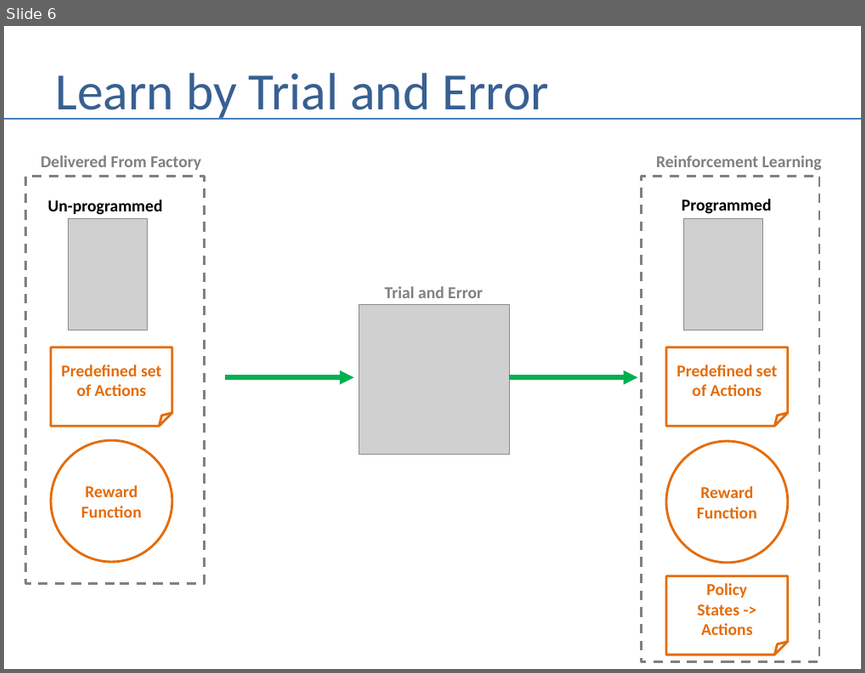
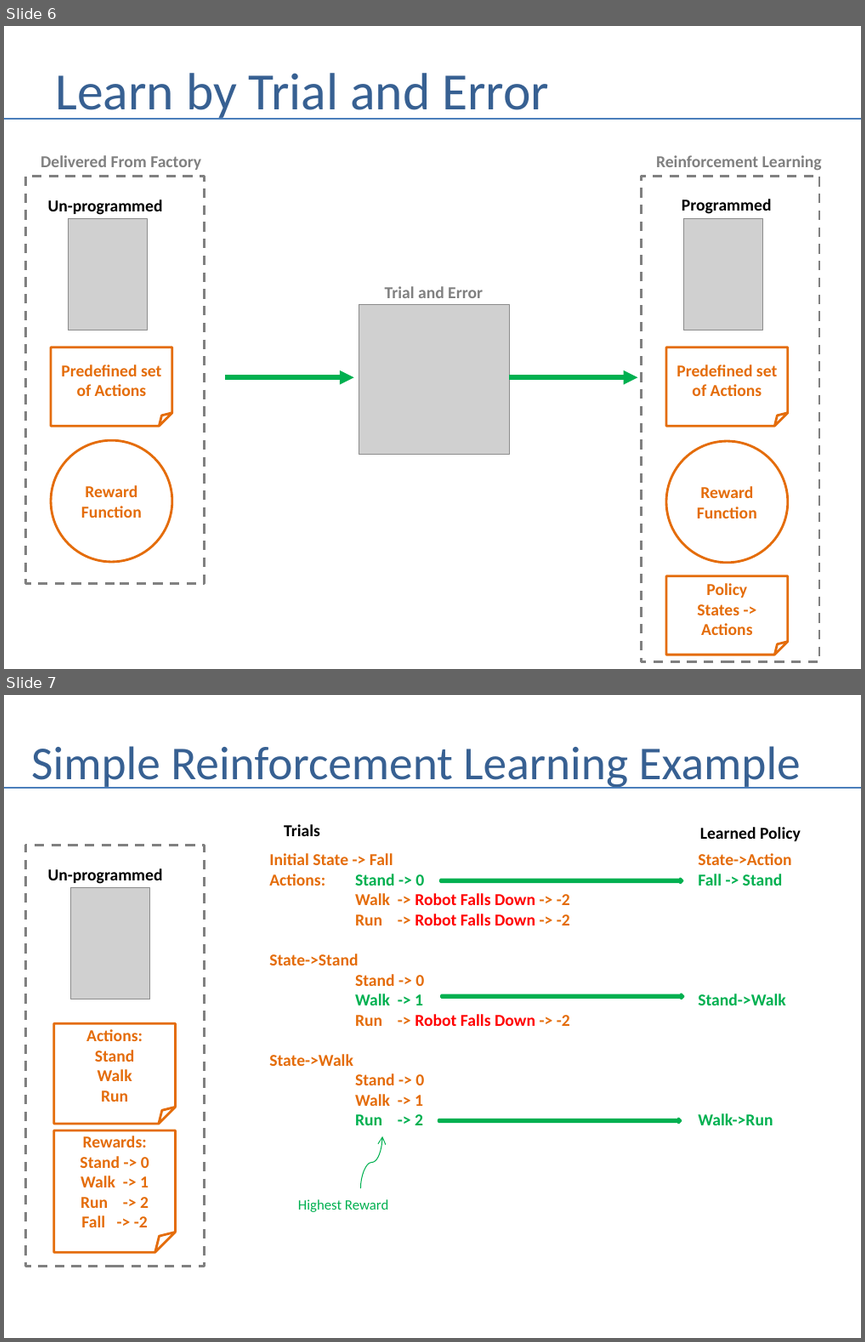
Before and after one commit to andrewferlitsch/Portland-Data-Science-Group, a slide deck: Presentations/AI - Reinforcement Learning.pptx. Shown one above the other, each under a label of ours: slide 6 before the commit, slides 6 and 7 after it. The pictures are 865x673 and 865x1342 pixels, drawn with LibreOffice and Linux fonts; fonts in the diff are those of the drawing; grey boxes stand for pictures. Boxes give left, top, right and bottom in pixels: in the first picture for what was removed or moved away, otherwise in the second. Text is boxed around its words. In the diff, an @@ line names an element or a change of style, - is before the commit and + after.

Commit message:
add to reinforcement learning

```diff
--- a/Presentations/AI - Reinforcement Learning.pptx
+++ b/Presentations/AI - Reinforcement Learning.pptx
@@ slide 7 added at [4, 695, 861, 1338], background #FFFFFF @@
@@ title added at [31, 746, 800, 789], 39.6 pt, text #376092 @@
+Simple Reinforcement Learning Example
@@ line added from (4, 788) to (861, 788), #4B7EBC 1.5 pt @@
@@ rectangle added at [25, 845, 204, 1266], outline #808080 2 pt dashed @@
@@ text added at [284, 824, 320, 836], 14 pt, text #000000, bold @@
+Trials
@@ text added at [700, 827, 800, 841], 14 pt, text #000000, bold @@
+Learned Policy
@@ text added at [48, 868, 163, 884], 14 pt, text #000000, bold @@
+Un-programmed
@@ text added at [269, 853, 772, 1125], 14 pt, text #E46C0A, bold @@
+Initial State -> Fall State->Action
+Actions: Stand -> 0 Fall -> Stand
+Walk -> Robot Falls Down -> -2
+Run -> Robot Falls Down -> -2
+State->Stand
+Stand -> 0
+Walk -> 1 Stand->Walk
+Run -> Robot Falls Down -> -2
+State->Walk
+Stand -> 0
+Walk -> 1
+Run -> 2 Walk->Run
@@ picture added at [71, 888, 149, 999] @@
@@ right arrow added at [440, 879, 681, 883], fill #00B050, outline #00B050 2 pt @@
@@ right arrow added at [441, 994, 682, 998], fill #00B050, outline #00B050 2 pt @@
@@ folded corner added at [53, 1023, 176, 1123], outline #E46C0A 2 pt, 14 pt, text #E46C0A, bold @@
+Actions:
+Stand
+Walk
+Run
@@ right arrow added at [438, 1118, 680, 1123], fill #00B050, outline #00B050 2 pt @@
@@ folded corner added at [53, 1130, 176, 1252], outline #E46C0A 2 pt, 14 pt, text #E46C0A, bold @@
+Rewards:
+Stand -> 0
+Walk -> 1
+Run -> 2
+Fall -> -2
@@ curved arrow added from (360, 1189) to (383, 1136), #00B050 0.75 pt @@
@@ text added at [298, 1199, 388, 1212], 12 pt, text #00B050 @@
+Highest Reward
```
